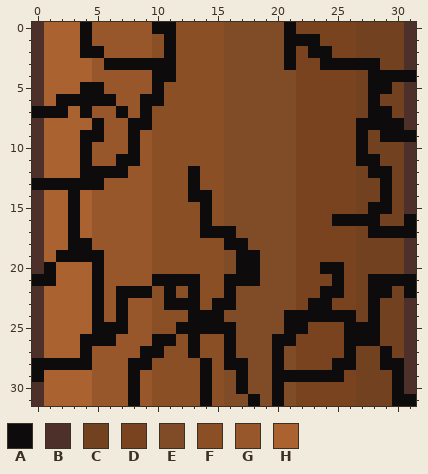
A pixel-art sprite gets an edit: Assets/Animations/Logs/log_middle4.png. That is the earlier state.
The file is 32x32 pixels.
Palette (. is transparent): A #0d0b0b  B #4e302a  C #714120  D #78431e  E #804c28  F #8b4f25  G #97572a  H #aa6230
And afterwards:
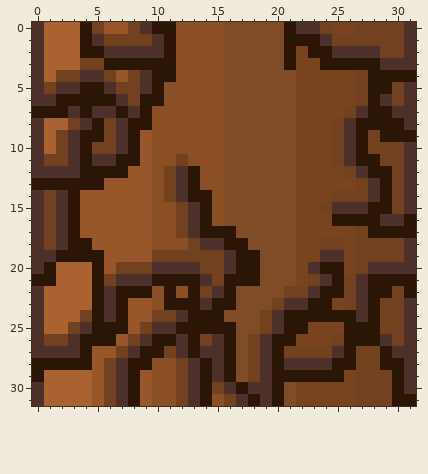
Author's note on the commit: Added drift to the bobber depending on the knots_speed and updated the log cracked images to make them more 3D
The edit:
@@ palette @@
-A #0d0b0b
+A #2b1505
@@ x 0..31 @@
- 0 BHHHAGGGGGAAFFFFEEEEEADDDDDCCCCB
- 1 BHHHAGGGGGFAFFFFEEEEEAAADDDCCCCB
- 2 BHHHAAGGGGFAFFFFEEEEEADAADDCCCCB
- 3 BHHHHGAAAAAAFFFFEEEEEADDAAAAACCB
- 4 BHHHHGGGGGAAFFFFEEEEEEDDDDDCAAAA
- 5 BHHHAAGGGGAFFFFFEEEEEEDDDDDCAACB
- 6 BHAAAAAGGAAFFFFFEEEEEEDDDDDCACCB
- 7 AAAHAGGAGAFFFFFFEEEEEEDDDDDCAACB
- 8 BHHHHAGGAAFFFFFFEEEEEEDDDDDAAAAB
- 9 BHHHAAGGAGFFFFFFEEEEEEDDDDDACAAA
-10 BHHHAGGGAGFFFFFFEEEEEEDDDDDACCCB
-11 BHHHAGGAAGFFFFFFEEEEEEDDDDDAACCB
-12 BHHHAAAAGGFFFAFFEEEEEEDDDDDCAACB
-13 AAAAAAGGGGFFFAFFEEEEEEDDDDDCCACB
-14 BHHAHGGGGGFFFAAFEEEEEEDDDDDCCACB
-15 BHHAHGGGGGFFFFAFEEEEEEDDDDDCAACB
-16 BHHAHGGGGGFFFFAFEEEEEEDDDAAAACCA
-17 BHHAHGGGGGFFFFAAAEEEEEDDDDDCAAAA
-18 BHHAAGGGGGFFFFFFAAEEEEDDDDDCCCCB
-19 BHAAAAGGGGFFFFFFEAAEEEDDDDDCCCCB
-20 BAHHHAGGGGFFFFFFEAAEEEDDAADCCCCB
-21 AAHHHAGGGGAAAAFFAAAEEEDDDADCAAAA
-22 BHHHHAGAAAFAFAFFAEEEEEDDAADCAACA
-23 BHHHHAGAGGFAAAFAAEEEEEDAADDCACCB
-24 BHHHHAGAGGFFFAAAEEEEEAAAAAACACCB
-25 BHHHHAAAGGFFAAAAAEEEEAADDDAAACCB
-26 BHHHAAAGGGAAFAFFAEEEAADDDDAAACCB
-27 BHHHAGGGGAAFFAFFAEEEAEDDDDACCACB
-28 AAAAAGGGAAFFFFAFAAEEAEDDDAACCAAB
-29 AHHHHGGGAGFFFFAFEAEEAAAAAADCCCAB
-30 BHHHHGGGAGFFFFAFEAEEAEDDDDDCCCAB
-31 BHHHHGGGAGFFFFAFEEAEAEDDDDDCCCAA
+ 0 BHHHACGGCBAAFFFFEEEEEABBCDDCCCCB
+ 1 BHHHABCCCCBAFFFFEEEEEAAABCCCCCCB
+ 2 BHHHAABBBBBAFFFFEEEEEADAABBBBCCB
+ 3 BHHHCCAAAAAAFFFFEEEEEADDAAAAABBB
+ 4 BHCCBBCGCBAAFFFFEEEEEEDDDDDCAAAA
+ 5 BCBBAABCCBAFFFFFEEEEEEDDDDDCAACB
+ 6 BBAAAAABCAAFFFFFEEEEEEDDDDDCABCB
+ 7 AAABABBABAFFFFFFEEEEEEDDDDCBAABB
+ 8 BHHCBACBAAFFFFFFEEEEEEDDDCBAAAAB
+ 9 BHCBAACBAGFFFFFFEEEEEEDDDCBACAAA
+10 BHCBACCBAGFFFFFFEEEEEEDDDCBACCCB
+11 BCCBABBAAGFFCFFFEEEEEEDDDCBAACCB
+12 BBBBAAAAGGFCBAFFEEEEEEDDDDCBAACB
+13 AAAAAAGGGGFCBAFFEEEEEEDDDDDCBACB
+14 BCBAGGGGGGFCBAAFEEEEEEDDDCCCBACB
+15 BCBAGGGGGGFFCBAFEEEEEEDDCBBBAACB
+16 BCBAGGGGGGFFCBAFEEEEEEDDDAAAABBA
+17 BCBAGGGGGGFFCBAAAEEEEEDDDDDCAAAA
+18 BCBAAGGGGGFFFCBBAAEEEEDDCCDCCCCB
+19 BBAAAAGGGGCCCCCCBAAEEEDDBBDCCCCB
+20 BAHHHAGCCCBBBBCCBAAEEEDBAADCBBBB
+21 AAHHHACBBBAAAABCAAAEEEDCBACBAAAA
+22 BHHHHABAAAFAFACBAEEEECCBAACBAACA
+23 BHHHHABAGGFAAABAAEEECBBAADCBACCB
+24 BHHHCABAGGCCBAAAEEECBAAAAAABACCB
+25 BHHCBAAAGCBBAAAAAEECBAADDDAAACCB
+26 BCCBAAAGCBAABACBAECBAADDDCAAABCB
+27 BBBBAGGCBAACBABBAECBACCCCBACCABB
+28 AAAAAGCBAAFFCBABAECBABBBBAACCAAB
+29 AHHHHGCBAGFFCBABAECBAAAAAADCCCAB
+30 BHHHHGCBAGFFCBACBABBAEDDDDDCCCAB
+31 BHHHHGCBAGFFCBAFCBABAEDDDDDCCCAA
